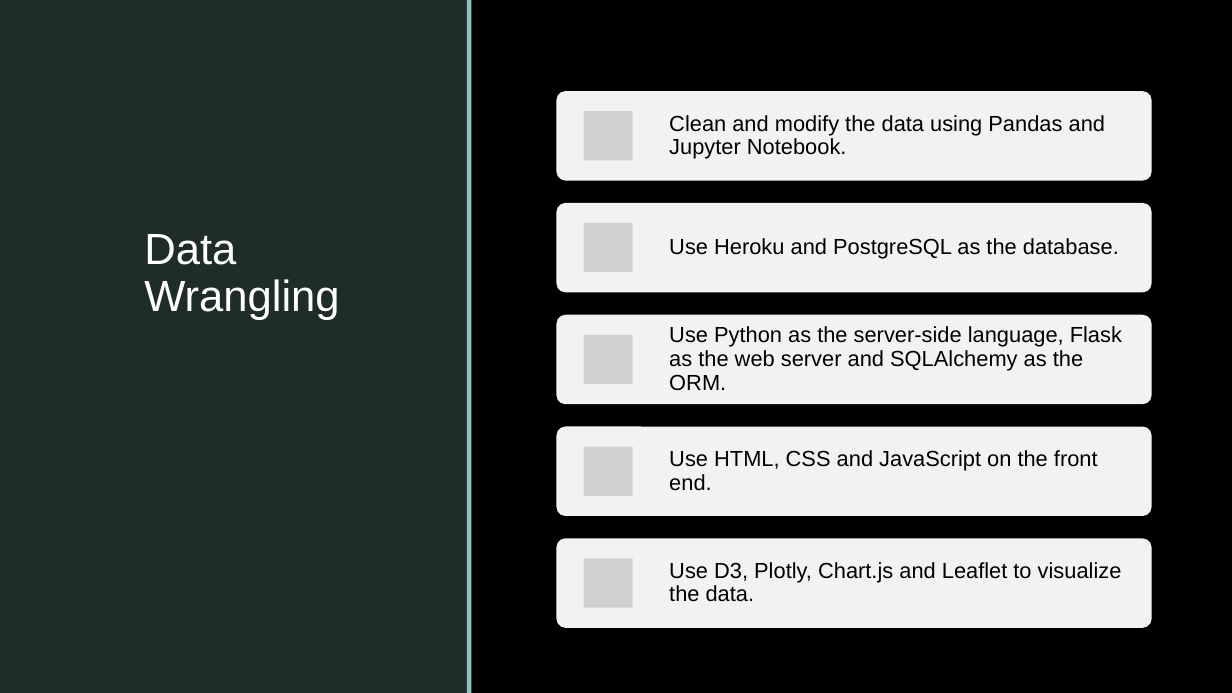
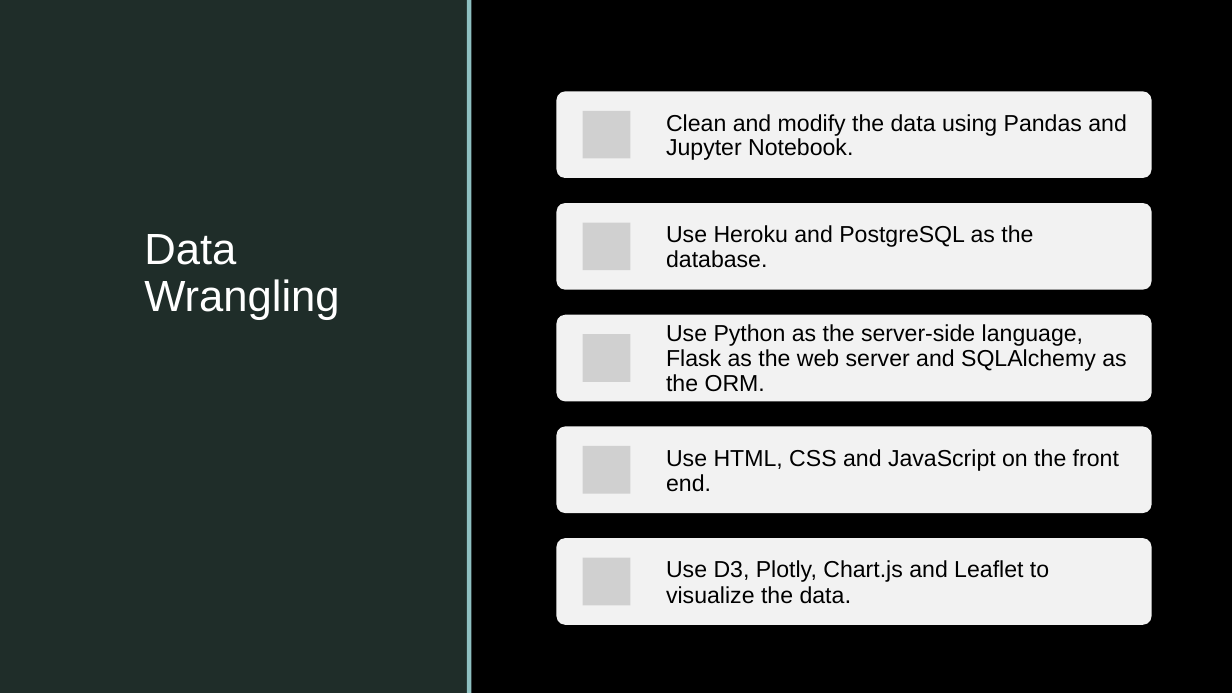
Before and after one commit to nadireag/Green-Energy, a slide deck: slide 5 of Green Energy Presentation.pptx. Drawn at 1232x693 pixels with LibreOffice and Linux fonts; fonts in the diff are those of the drawing; grey boxes stand for pictures; background and template pictures are left out. Boxes give left, top, right and bottom in pixels: in the first picture for what was removed or moved away, otherwise in the second. Text is boxed around its words. In the diff, an @@ line names an element or a change of style, - is before the commit and + after.

```diff
--- a/Green Energy Presentation.pptx
+++ b/Green Energy Presentation.pptx
@@ size 17 to 18 pt in 4 elements at (666,114,1127,160), (666,225,1033,268), (666,324,1126,392), (666,449,1119,492) @@
@@ text "Use D3, Plotly, Chart.js and ..." at (666,560,1049,604): size 17 to 18 pt; size 17 to 19 pt in "data." @@
```
Also in this commit, not shown: 3 other slides changed, 1 other file.
